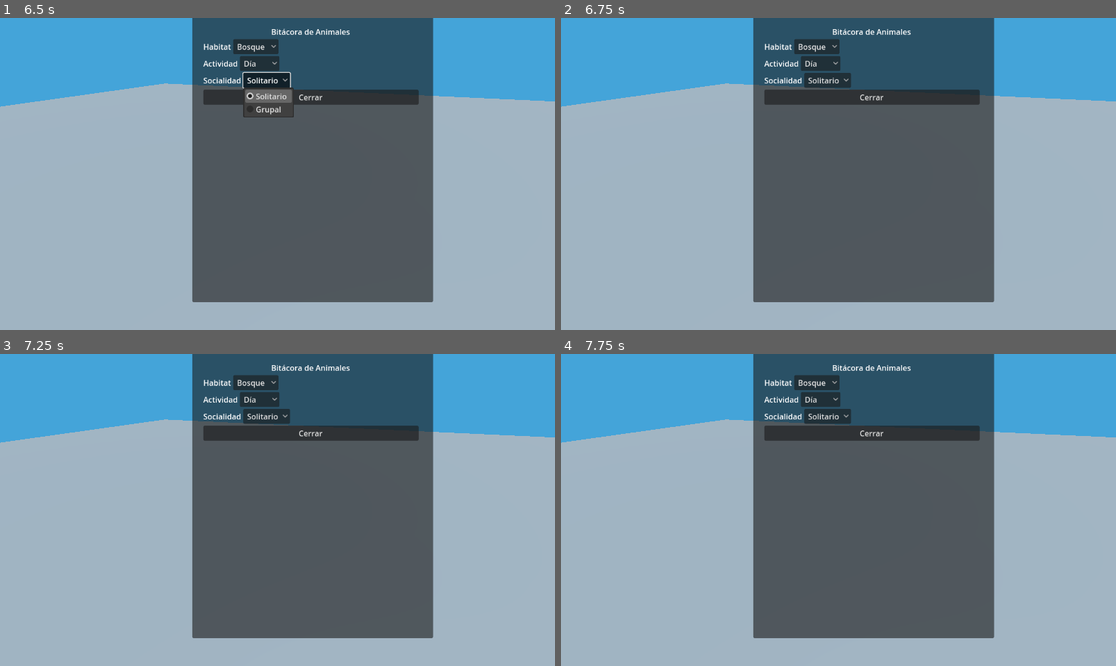
Above: before the commit, frames 1-4 (two rows, left to right).
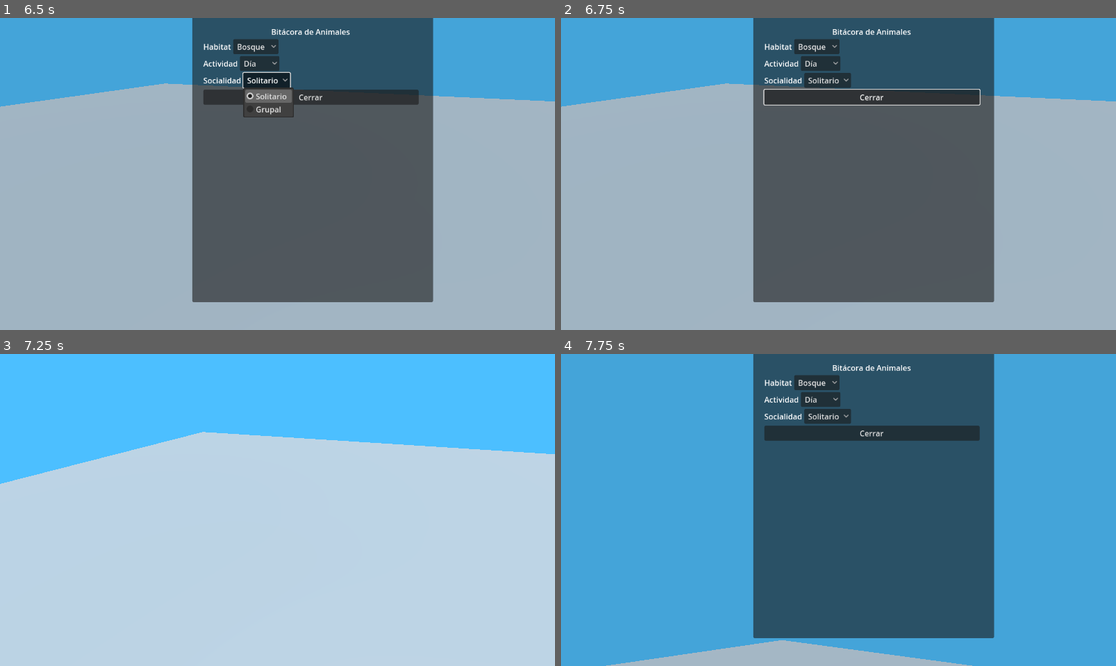
Above: after the commit, the same moments.

Repository: i4nkvrtjs/godotGameJam
Game: Godot game, scene res://lvl.tscn
Same seed, same stepped clock (60 frames per second), same inputs: the game is played once before the commit and once after it.
Inputs (mouse positions are in pixels of both pictures, inside the frame that each line leads up to):
- Up to frame 1 (6.5 s): tap Enter at 0.5, 5 s; move the mouse to (305, 174) at 0.52 s; hold W (forward) 0.53-1.25 s; hold Tab (toggleLog) 0.53-1.25 s; tap Space (jump) at 0.77, 2, 2.27, 5.75, 6.02 s; click "Cerrar" at 1.25 s; move the mouse to (249, 174) at 2.02 s; hold W (forward) 2.03-2.75 s; tap Tab (toggleLog) at 2.1, 5.85 s; click "Bosque" at 2.75 s; click "Día" at 3.5 s; click "Solitario" at 4.25 s; move the mouse to (333, 105) at 5.02 s; hold D (right) 5.03-5.78 s; hold Tab (toggleLog) 5.03-5.78 s; move the mouse to (249, 236) at 5.77 s; hold W (forward) from 5.78 s (still down); click (249, 236) at 5.92 s
- Up to frame 2 (6.75 s): tap Enter at 6.5 s; move the mouse to (1005, 220) at 6.52 s; release W (forward) at 6.53 s; hold A (left) from 6.53 s (still down); hold Tab (toggleLog) from 6.53 s (still down)
- Up to frame 3 (7.25 s): keep holding A (left); keep holding Tab (toggleLog); tap Space (jump) at 6.77 s
- Up to frame 4 (7.75 s): keep holding A (left); move the mouse to (672, 463) at 7.27 s; release Tab (toggleLog) at 7.28 s; tap Tab (toggleLog) at 7.35 s; tap Space (jump) at 7.52 s

Frame 1 is identical in both runs. In frame 2, 0.3% of the frame differs, in the area x 36-76%, y 22-29%; in frame 3, 100%, in the area x 0-100%, y 0-100%; in frame 4, 71%.

Commit message:
mas cambios al log

Diff:
--- a/gamejam/log.gd
+++ b/gamejam/log.gd
@@ -1,6 +1,6 @@
 extends Control
 
-@export var game_manager: Node # Reference to GameManager
+@export var game_manager: Node
 @export var category_options: Dictionary = {
 	"Habitat": ["Bosque", "Pradera", "Monte", "Lago", "Cueva"],
 	"Actividad": ["Día", "Noche"],
@@ -13,8 +13,10 @@
 }
 
 func _ready():
-	process_mode = Node.PROCESS_MODE_ALWAYS # Allows interaction even when game is paused
+	process_mode = Node.PROCESS_MODE_ALWAYS
 	update_ui()
+	hide_log()
+	set_process_unhandled_input(true)
 
 func update_ui():
 	for category in category_options.keys():
@@ -23,7 +25,6 @@
 			button.clear()
 			for option in category_options[category]:
 				button.add_item(option)
-		#button.selected = 0  # Default to the first option
 
 func _on_option_selected(index: int, button: OptionButton, category: String):
 	print(category, "selected:", button.get_item_text(index))
@@ -38,23 +39,13 @@
 	visible = true
 	get_tree().paused = true
 	Input.set_mouse_mode(Input.MOUSE_MODE_VISIBLE)
-	set_process_input(true)
+	set_process_unhandled_input(true)
 
 func hide_log():
 	visible = false
 	get_tree().paused = false
 	Input.set_mouse_mode(Input.MOUSE_MODE_CAPTURED)
-	set_process_input(false)
-
-
-func _input(event: InputEvent):
-	if event.is_action_pressed("toggleLog"):
-		toggle_log()
-
-
-#func _on_option_button_item_selected(index: int, button: OptionButton, category: String):
-#	print(category, "selected:", button.get_item_text(index))
-
+	set_process_unhandled_input(true)
 
 func _on_cerrar_pressed():
 	hide_log()
